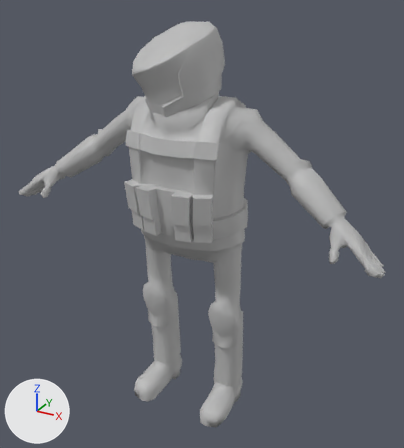
A saved change to the FBX model Assets/DropZone/Characters/Squaddie/MainWeapon_Idles.fbx.
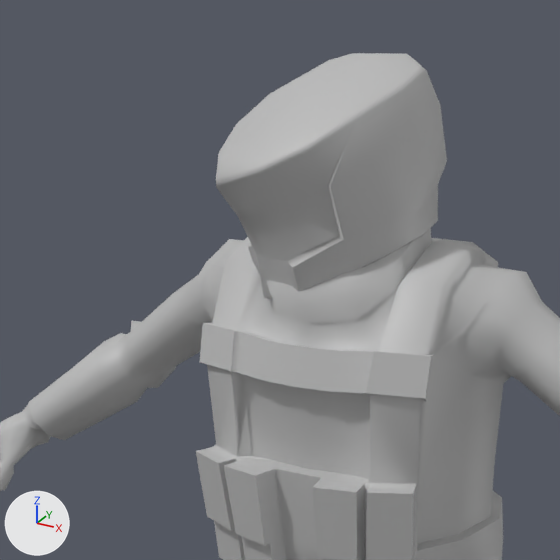
Each version appears first whole from a 50 mm camera at (1.239, -2.117, 2.09) aimed at (0.045, 0.055, 1.005), and next in a close-up on the part from 11% to 67% of the width and 0% to 50% of the height. The lights are fixed; the arrows at lower left show +X, +Y and +Z. Where no turn or scale is listed for an object, it has been applied to the vertices.

Script lines for the objects in view, before the commit:
```python
me_mesh = bpy.data.meshes.new('Mesh')
me_mesh.from_pydata(...)  # 1271 vertices, 1330 faces; spans x -0.94..0.94, y -0.24..0.27, z 0.01..1.73
me_mesh.materials.append(mat_squaddie_matbody)  # grey #bcbcbc
me_mesh_001 = bpy.data.meshes.new('Mesh.001')
me_mesh_001.from_pydata(...)  # 124 vertices, 132 faces; spans x -15.8..15.8, y 157.0..196.0, z -20.4..21.7
me_mesh_001.materials.append(mat_squaddie_mathead)  # grey #bcbcbc
ob_squaddie_body = bpy.data.objects.new('Squaddie:Body', me_mesh)
ob_squaddie_body.location = (0.0, 0.0, 0.0)
ob_squaddie_head = bpy.data.objects.new('Squaddie:Head', me_mesh_001)
ob_squaddie_head.parent = ob_squaddie_geogroup
ob_squaddie_head.location = (-7.318, -3.178, -2.568)
ob_squaddie_head.rotation_euler = (0.0359, -0.499, -0.0459)  # degrees (2.1, -29, -2.6)
```
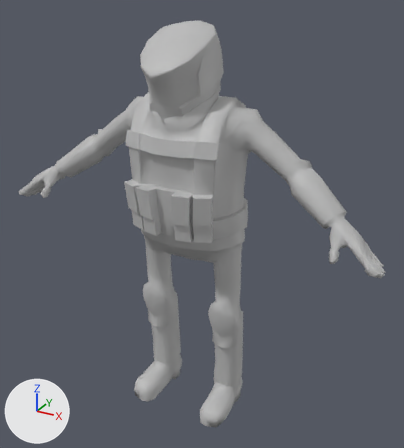
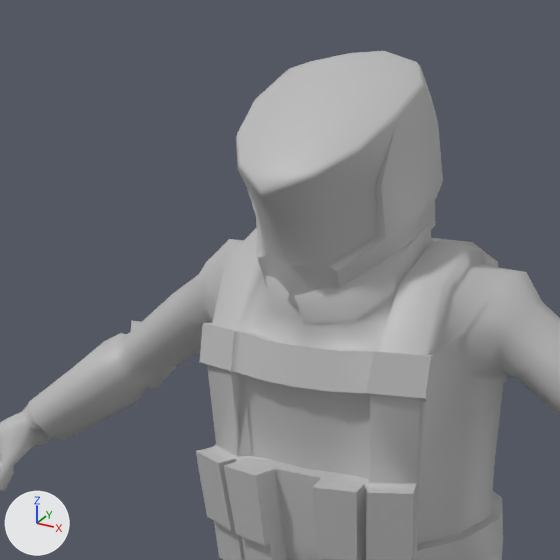
Boxes (x1, y1, x2, y2) around the edits, measured in the close-ups (560 x 560 px):
```json
{"object": "Squaddie:Head", "change": "moved, turned", "before": [216, 53, 447, 298], "after": [236, 51, 443, 307]}
```

Scene script edits in JSON lines:
```json
{"op": "set", "path": "ob_squaddie_head.location", "old": "(-7.318, -3.178, -2.568)", "new": "(-5.931, -3.197, -2.139)"}
{"op": "set", "path": "ob_squaddie_head.rotation_euler", "old": "(0.0359, -0.499, -0.0459)", "new": "(0.0315, -0.0485, -0.0303)", "note": "degrees (2.1, -29, -2.6) -> degrees (1.8, -2.8, -1.7)"}
```
